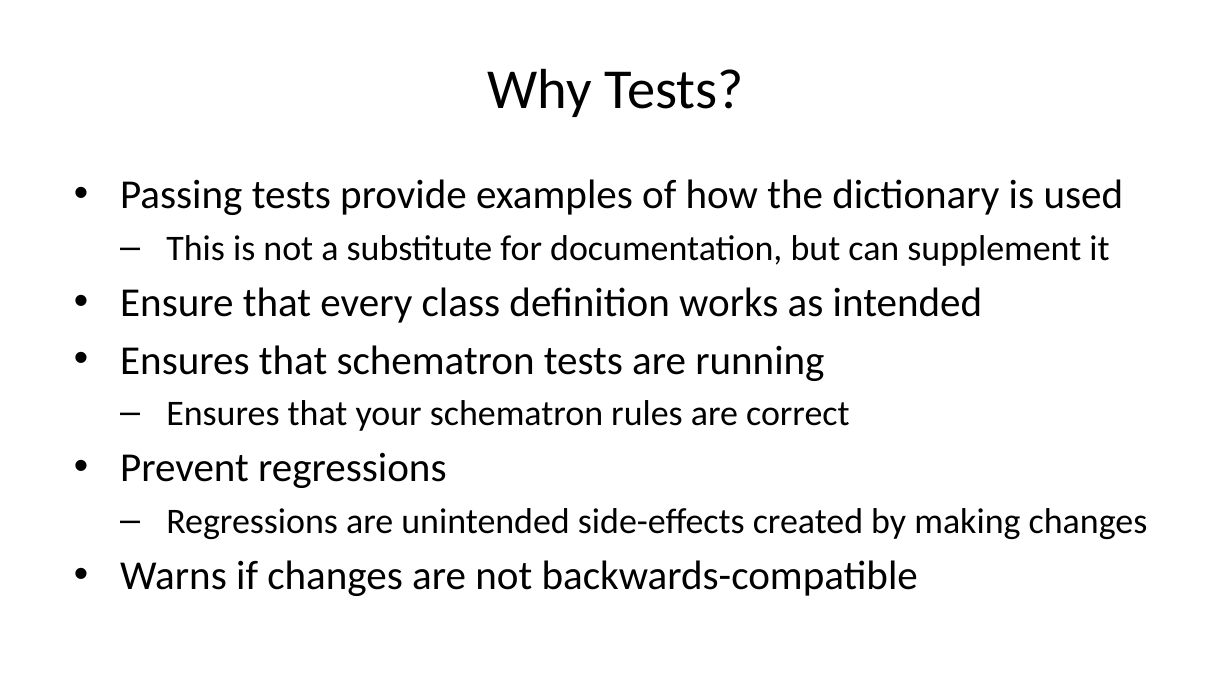
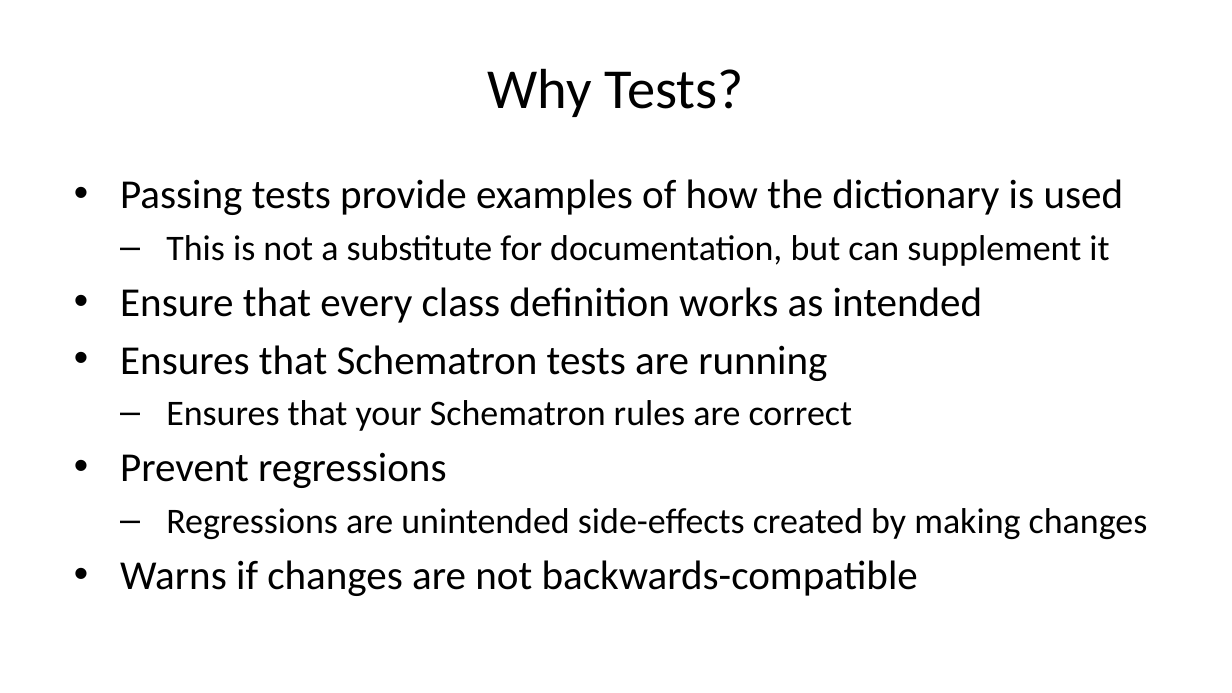
Before and after one commit to sbn-psi/dmsp, a slide deck: slide 2 of LDDTesting/stone-LDDTestingOverview.pptx. Drawn at 1232x693 pixels with LibreOffice and Linux fonts; fonts in the diff are those of the drawing. Boxes give left, top, right and bottom in pixels: in the first picture for what was removed or moved away, otherwise in the second. Text is boxed around its words. In the diff, an @@ line names an element or a change of style, - is before the commit and + after.

Commit message:
corrected spelling issues

```diff
--- a/LDDTesting/stone-LDDTestingOverview.pptx
+++ b/LDDTesting/stone-LDDTestingOverview.pptx
@@ text at [120,345,852,431]: text changed @@
-• Ensures that schematron tests are running
-  – Ensures that your schematron rules are correct
+• Ensures that Schematron tests are running
+  – Ensures that your Schematron rules are correct
```
Also in this commit, not shown: 3 other slides changed, 5 other files.
